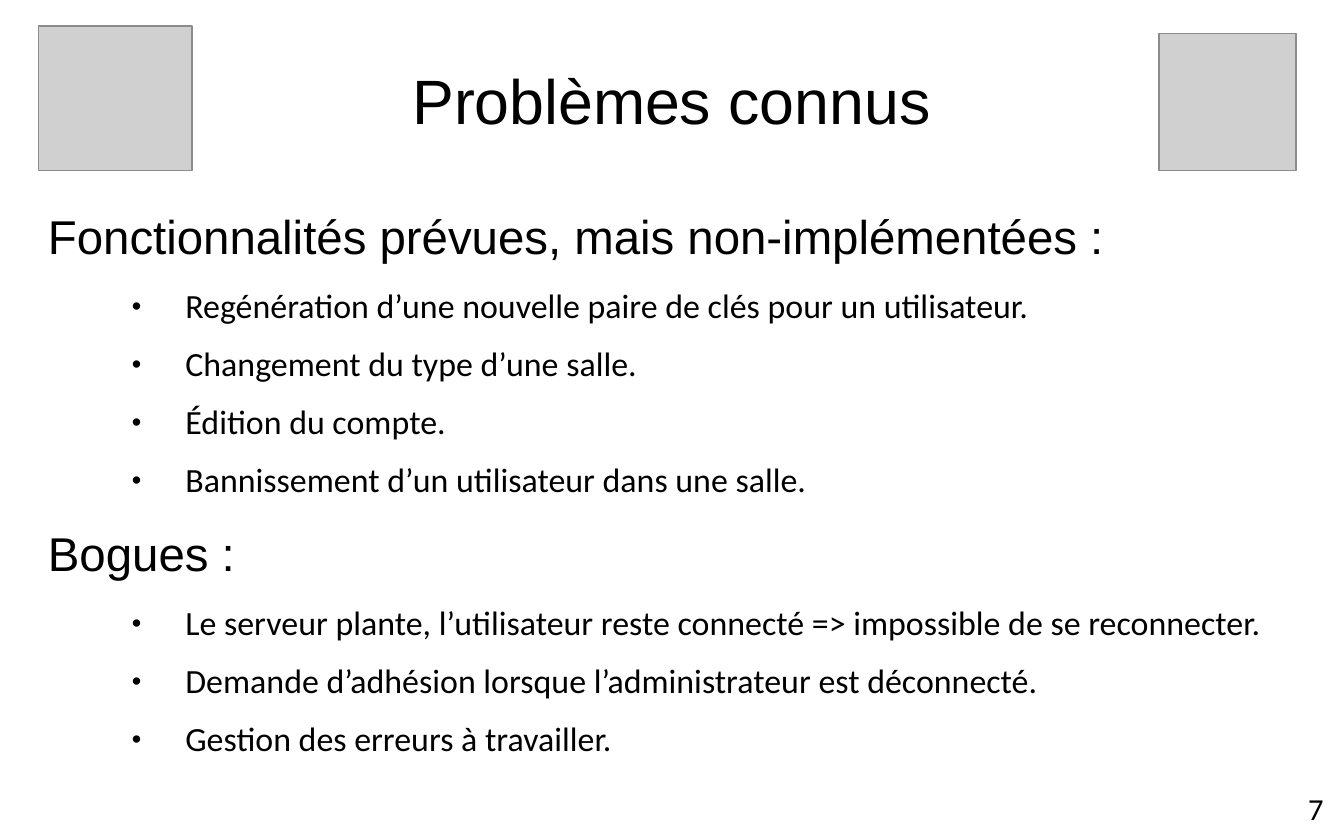
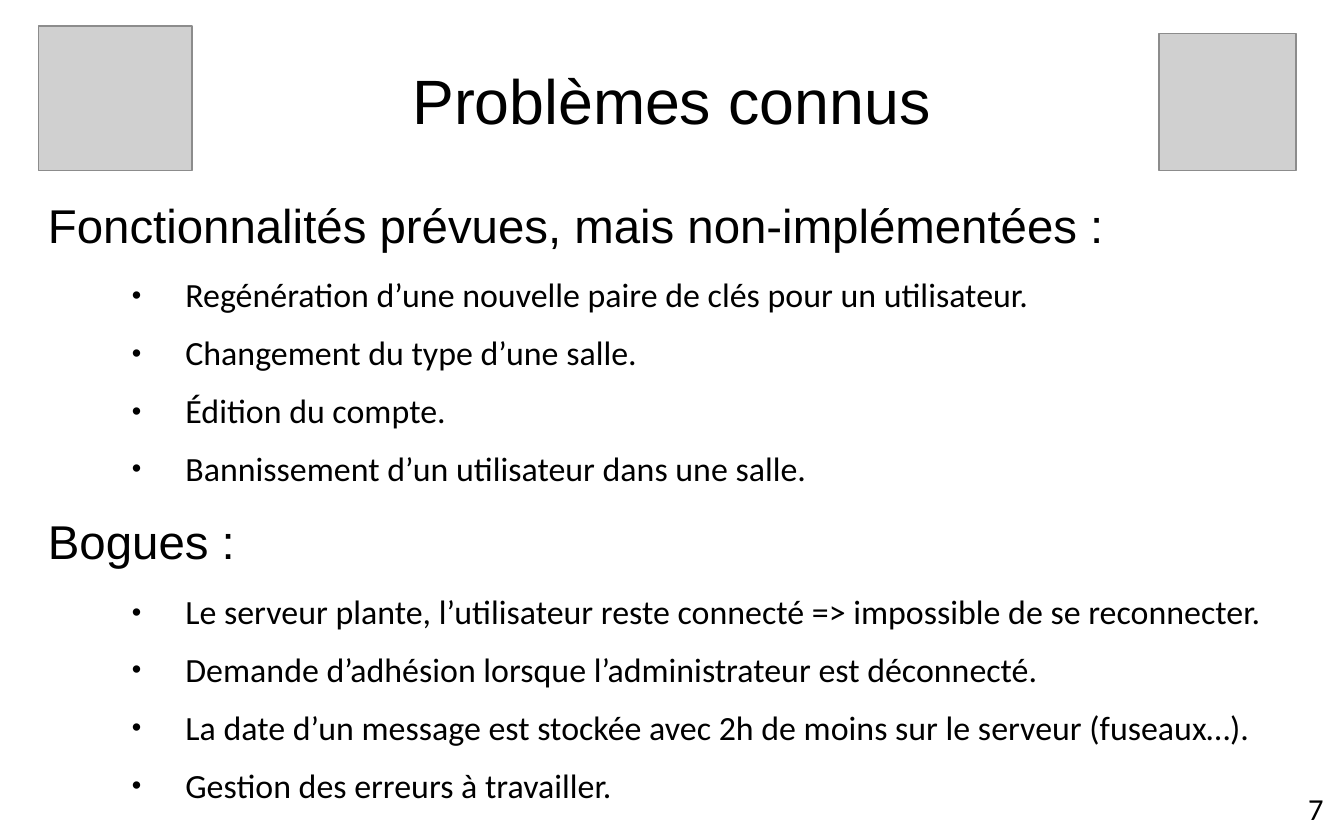
Before and after one commit to edri/ProjetChat2015, a slide deck: slide 8 of Documentation/Présentation/Projet de semestre.pptx. Drawn at 1344x840 pixels with LibreOffice and Linux fonts; fonts in the diff are those of the drawing; grey boxes stand for pictures; background and template pictures are left out. Boxes give left, top, right and bottom in pixels: in the first picture for what was removed or moved away, otherwise in the second. Text is boxed around its words. In the diff, an @@ line names an element or a change of style, - is before the commit and + after.

Commit message:
Màj de la présentation.

```diff
--- a/Documentation/Présentation/Projet de semestre.pptx
+++ b/Documentation/Présentation/Projet de semestre.pptx
@@ 3 texts: place and size @@
-3 texts at [48, 219, 1077, 580]
+3 texts at [48, 208, 1077, 569]
@@ text "Le serveur plante, l’utilisateur reste ...": place and size @@
-text "Le serveur plante, l’utilisateur reste ..." at [185, 611, 1260, 752]
+text "Le serveur plante, l’utilisateur reste ..." at [185, 600, 1260, 799]
@@ text at [185, 715, 1249, 746]: paragraph added @@
+• La date d’un message est stockée avec 2h de moins sur le serveur (fuseaux…).
```
Also in this commit, not shown: 4 other files.
